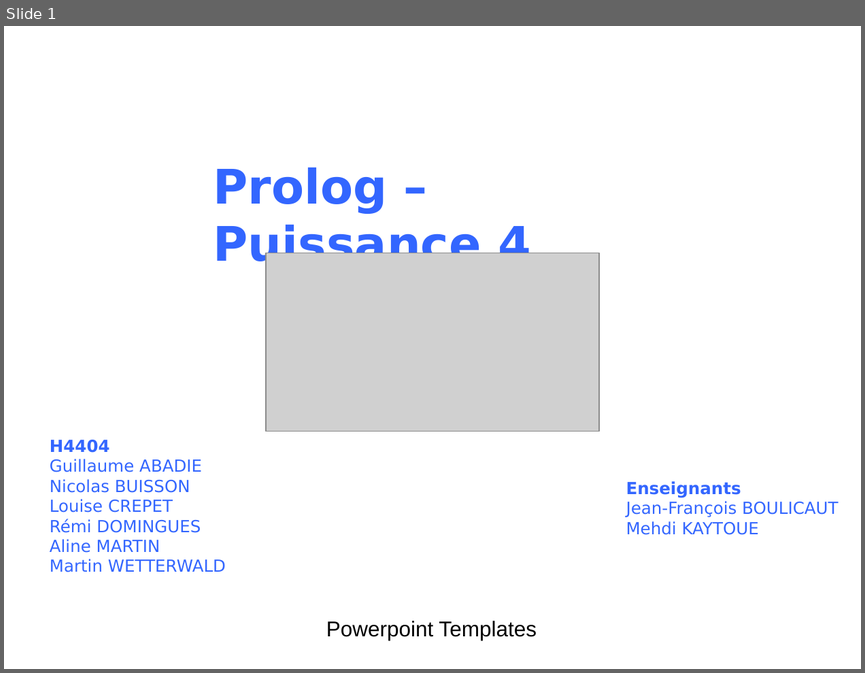
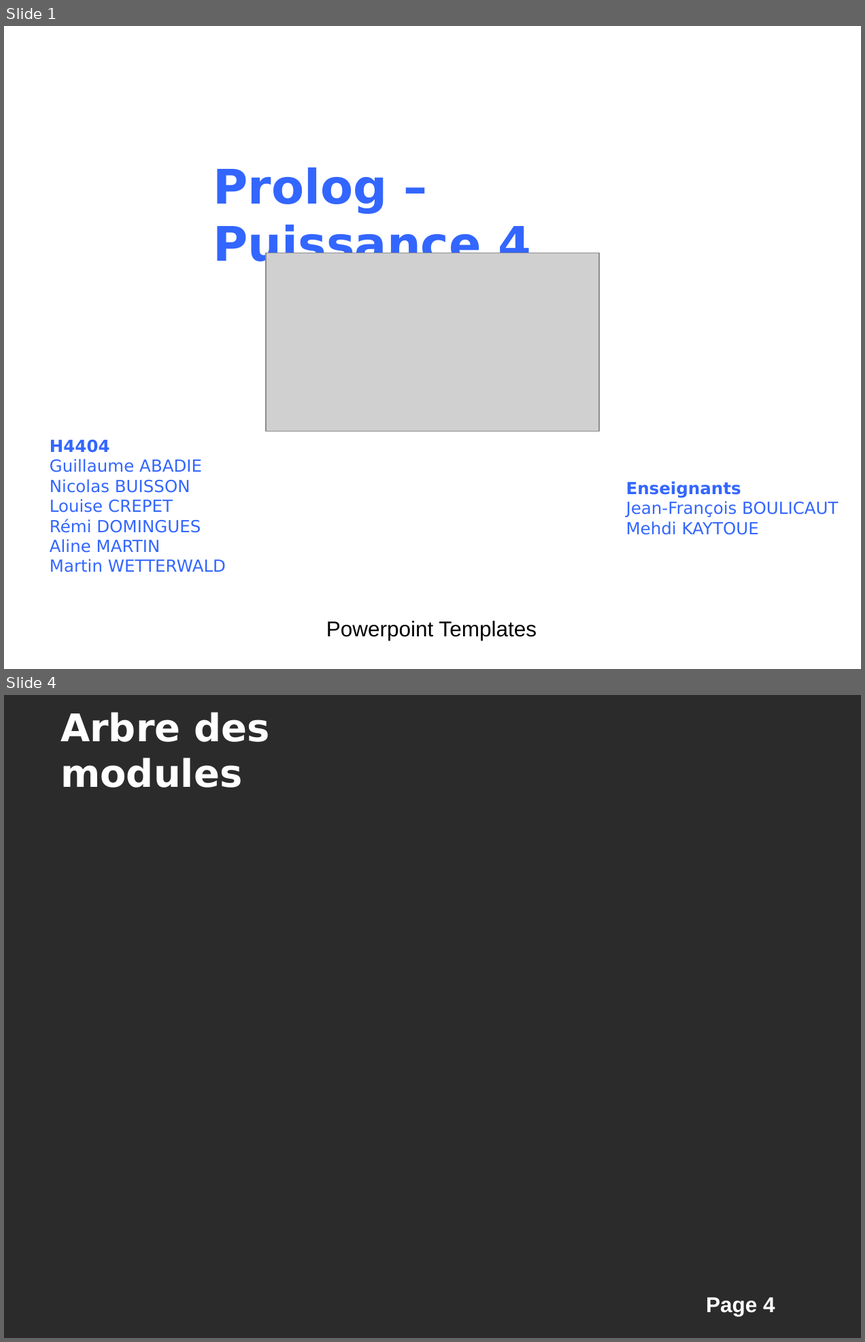
Before and after one commit to INSA-4IF-H4404-2013-2014/Connect-Four, a slide deck: presentation.ppt. Shown one above the other, each under a label of ours: slide 1 before the commit, slides 1 and 4 after it; the slides between them are not shown. The pictures are 865x673 and 865x1342 pixels, drawn with LibreOffice and Linux fonts; fonts in the diff are those of the drawing; grey boxes stand for pictures; background and template pictures are left out; a plain dark background stands for a picture behind light text. Boxes give left, top, right and bottom in pixels: in the first picture for what was removed or moved away, otherwise in the second. Text is boxed around its words. In the diff, an @@ line names an element or a change of style, - is before the commit and + after.

Commit message:
Implements #3809: Add diapositives, Modules Tree missing.

```diff
--- a/presentation.ppt
+++ b/presentation.ppt
@@ slide 4 added at box(4, 695, 861, 1338), background picture (left out); not listed: 1 template element that a slide beside it also shows @@
@@ text added at box(60, 712, 269, 787), 32 pt, text #FFFFFF, bold @@
+Arbre des modules
```
Also in this commit, not shown: 1 slide changed, 2 other slides added, 4 slides removed.
